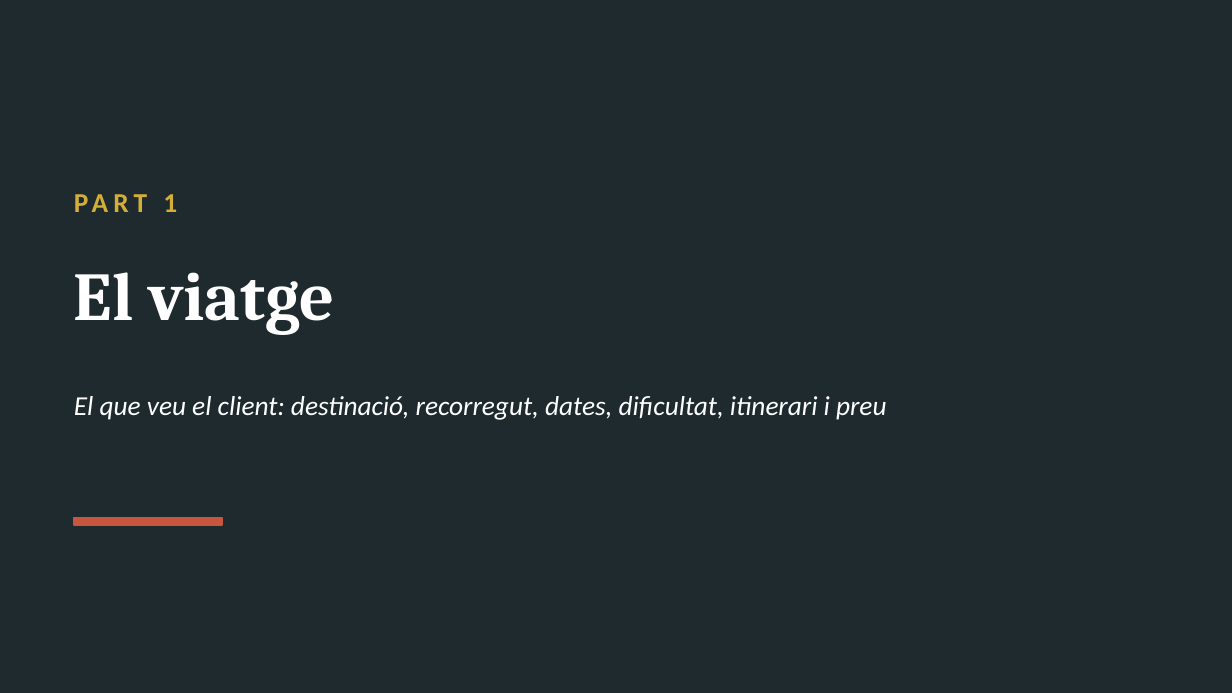
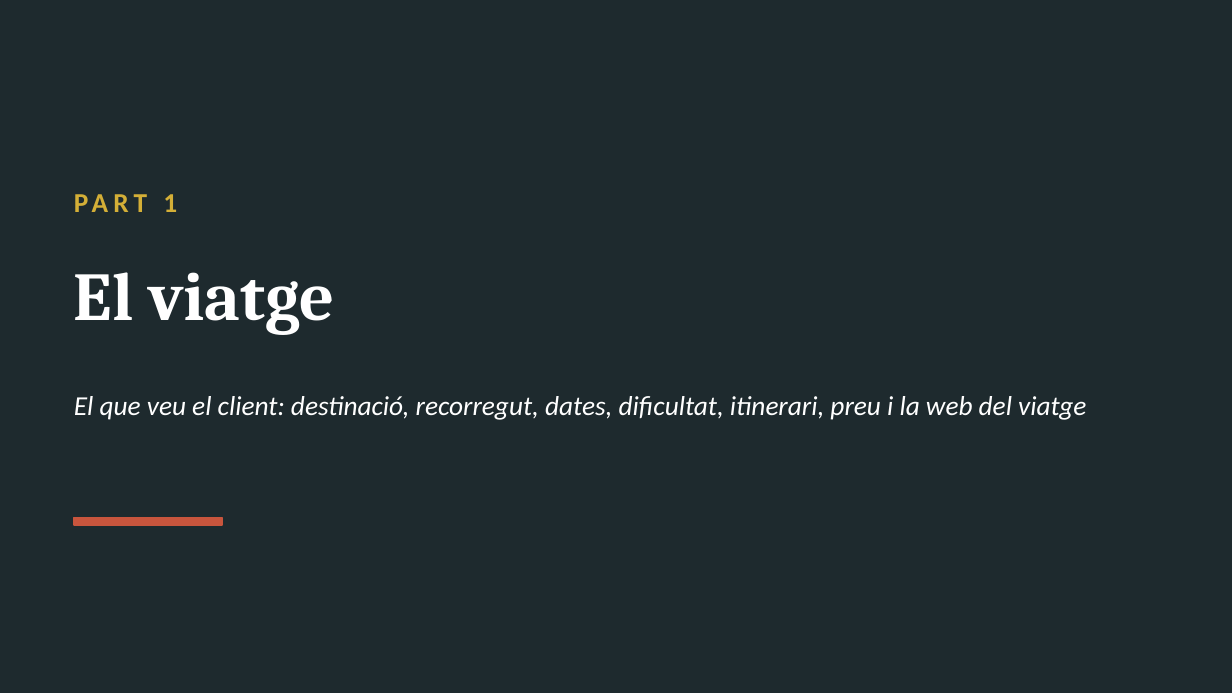
Before and after one commit to stosalca/sender-de-la-llum, a slide deck: slide 2 of Presentacio_2_Petjada.pptx. Drawn at 1232x693 pixels with LibreOffice and Linux fonts; fonts in the diff are those of the drawing. Boxes give left, top, right and bottom in pixels: in the first picture for what was removed or moved away, otherwise in the second. Text is boxed around its words. In the diff, an @@ line names an element or a change of style, - is before the commit and + after.

```diff
--- a/Presentacio_2_Petjada.pptx
+++ b/Presentacio_2_Petjada.pptx
@@ text at bbox=[74, 396, 1086, 420]: text changed @@
-El que veu el client: destinació, recorregut, dates, dificultat, itinerari i preu
+El que veu el client: destinació, recorregut, dates, dificultat, itinerari, preu i la web del viatge
```
Also in this commit, not shown: 17 other slides changed, 14 slides added, 41 other files.
